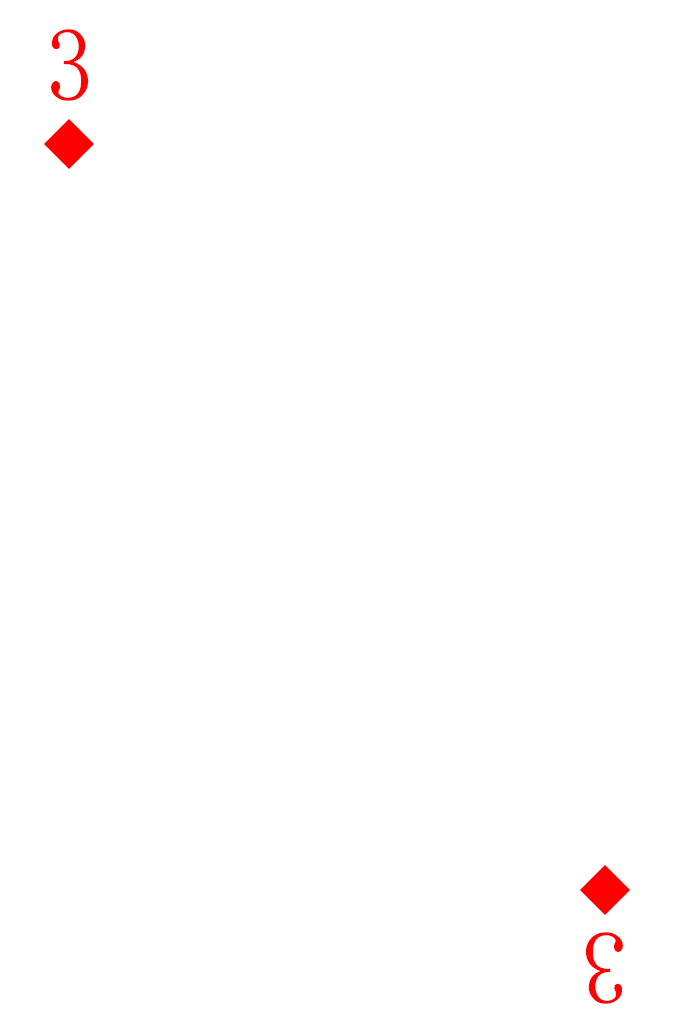
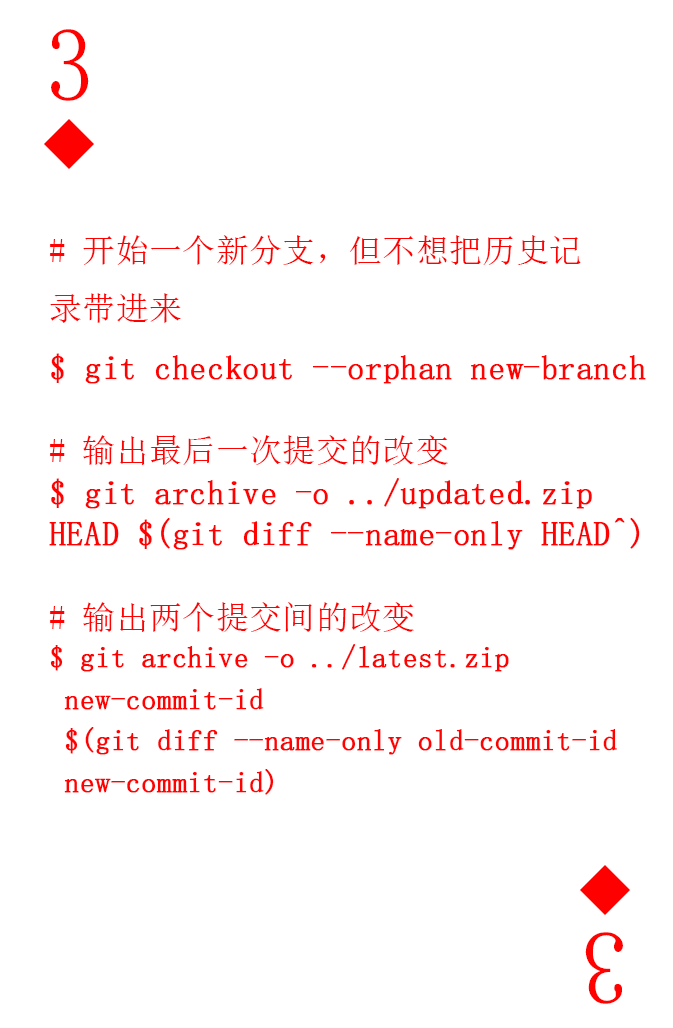
Layers edited between the first and the second 673px x 1028px image:
added group "command" with 1 layers above "num and pic up" over [49, 235, 646, 795]
added layer "# 开始一个新分支，但不想把历史记 录带进来 $ git checkout --orphan new-branch # 输出" in group "command" over [49, 235, 646, 795]
